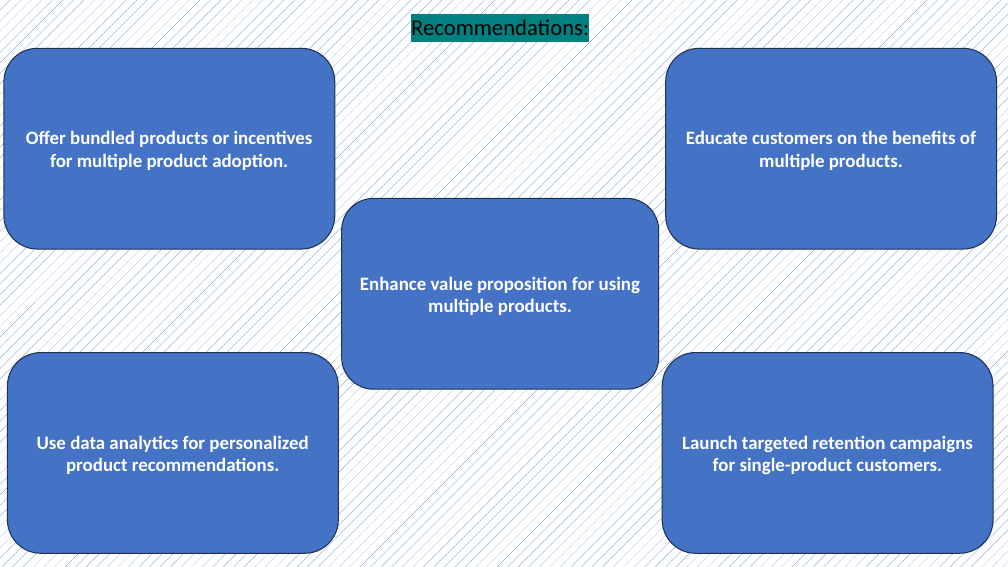
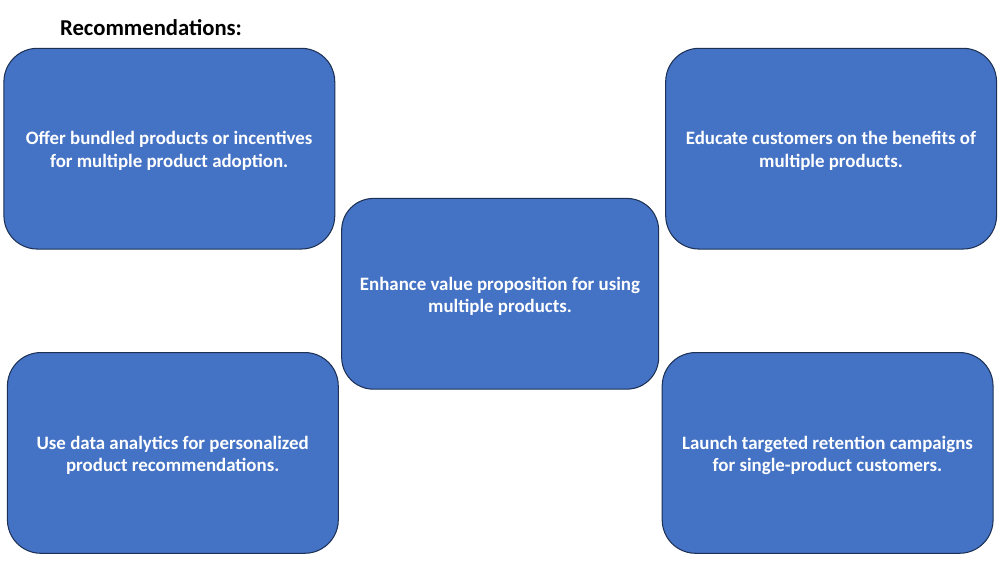
Before and after one commit to Lokesh272000/SQL-Project, a slide deck: slide 7 of Capstone Presentation.pptx. Drawn at 1008x567 pixels with LibreOffice and Linux fonts; fonts in the diff are those of the drawing. Boxes give left, top, right and bottom in pixels: in the first picture for what was removed or moved away, otherwise in the second. Text is boxed around its words. In the diff, an @@ line names an element or a change of style, - is before the commit and + after.

```diff
--- a/Capstone Presentation.pptx
+++ b/Capstone Presentation.pptx
@@ background pattern #4472C4 on #FFFFFF to #FFFFFF @@
@@ title "Recommendations:": place and size @@
-title "Recommendations:" at (411,19,589,35)
+title "Recommendations:" at (60,19,242,35)
@@ title "Recommendations:" at (60,19,242,35): highlight #008080 to none, bold on @@
```
Also in this commit, not shown: 19 other slides changed, 1 slide added, 1 slide removed.
